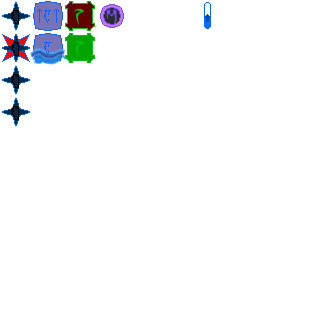
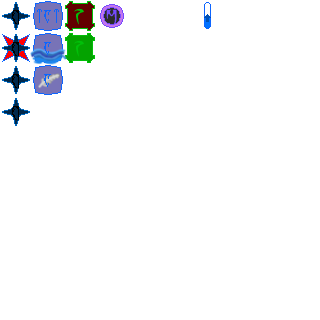
Layers edited between the first and the second (320, 320) image:
added group "Featherfall" with 10 layers in group "Alt" over [33, 65, 63, 95]
added layer "A" (1st of 3, in "Alt" › "Featherfall") in group "Featherfall" over [44, 74, 51, 87]
added group "Group 2" with 4 layers in group "Featherfall" over [37, 72, 62, 89]
added layer "Layer 18" in group "Group 2" over [37, 73, 61, 89]
added layer "Layer 19" in group "Group 2" over [40, 73, 60, 88]
added layer "Layer 20" in group "Group 2" over [40, 72, 61, 87]
added layer "Layer 21" in group "Group 2" over [42, 72, 62, 87]
added group "Group 1" (1st of 2, in "Alt" › "Featherfall") with 1 layers in group "Featherfall" over [34, 66, 62, 94]
added layer "Layer 9" (1st of 3, in "Alt" › "Featherfall" › "Group 1") in group "Group 1" over [34, 66, 62, 94]
added layer "Layer 8" (1st of 3, in "Alt" › "Featherfall") in group "Featherfall" over [33, 65, 63, 95]
